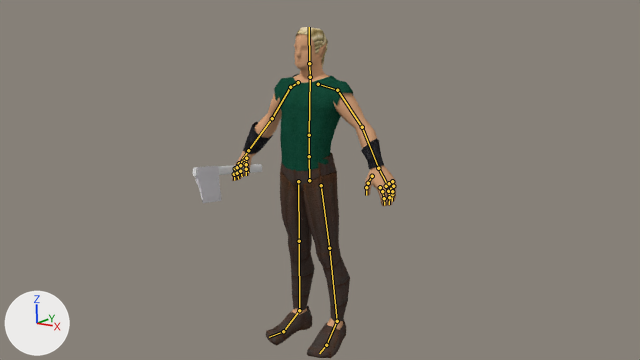
A saved change to the Blender file Models Personatges/Models Carlos/elf_civil_final_axe_animation.blend.
One viewpoint serves both versions: the file's camera 'Camera'. Every picture has the same lights, and +X, +Y and +Z are marked at lower left. The bones that bend it are drawn over the model as lines.

Objects in the first picture: 'Cylinder', 'Low_Poly_Characte.000_Mesh.007'.
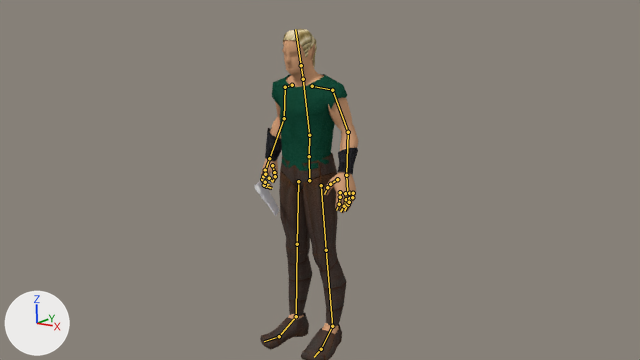
Commit message: Fixed Elf civil idle animation

The newer file adds an action. The first version stands in its rest pose; the second is drawn at frame 35 of the action 'ArmatureAction'.

Changed parts and their boxes [x1, y1, x2, y2] in the pictures (640 x 360 px):
```json
{"object": "Low_Poly_Characte.000_Mesh.007", "change": "posed", "before": [232, 27, 397, 358], "after": [260, 29, 358, 360]}
{"object": "Cylinder", "change": "posed", "before": [193, 164, 262, 203], "after": [254, 173, 279, 216], "on screen": "63% narrower, 10% taller"}
{"bone": "Torso", "before": "(309, 135) to (310, 77)", "after": "(309, 135) to (303, 79)"}
{"bone": "Arm_l", "before": "(337, 90) to (362, 127)", "after": "(332, 90) to (348, 132)"}
{"bone": "forearm_l", "before": "(362, 127) to (378, 168)", "after": "(348, 132) to (346, 175)"}
{"bone": "Arm_r", "before": "(290, 87) to (272, 118)", "after": "(285, 87) to (284, 118)"}
{"bone": "forearm_r", "before": "(272, 118) to (248, 150)", "after": "(284, 118) to (269, 158)"}
{"bone": "index2_r", "before": "(235, 168) to (234, 174)", "after": "(263, 180) to (266, 186)"}
{"bone": "index3_r", "before": "(234, 174) to (234, 180)", "after": "(266, 186) to (272, 188)"}
{"bone": "middle3_r", "before": "(237, 173) to (238, 179)", "after": "(264, 185) to (270, 188)"}
{"bone": "ring3_l.001", "before": "(240, 171) to (242, 176)", "after": "(265, 182) to (269, 185)"}
{"bone": "thumb_r", "before": "(246, 158) to (246, 164)", "after": "(272, 165) to (274, 172)"}
{"bone": "thumb3_r", "before": "(246, 169) to (246, 175)", "after": "(275, 176) to (272, 182)"}
{"bone": "Leg_l", "before": "(321, 185) to (329, 248)", "after": "(321, 185) to (326, 250)"}
{"bone": "Knee_l", "before": "(329, 248) to (337, 321)", "after": "(326, 250) to (332, 326)"}
{"bone": "Leg_r", "before": "(298, 181) to (299, 241)", "after": "(298, 181) to (297, 244)"}
{"bone": "Knee_l.001", "before": "(299, 241) to (299, 310)", "after": "(297, 244) to (296, 316)"}
```

Scene script edits in JSON lines:
```json
{"block": "bone_rib_cage", "where": "bone_rib_cage = bpy.data.objects['Armature'].pose.bones['Rib_cage']  # child of 'Spine'"}
{"op": "set", "path": "bone_rib_cage.rotation_quaternion", "old": "(1.0, 0.0, 0.0, 0.0)", "new": "(1.0, -0.022, 0.0, 0.0)", "note": "degrees (0, 0, 0) -> degrees (-3, 0, 0)"}
{"block": "bone_torso", "where": "bone_torso = bpy.data.objects['Armature'].pose.bones['Torso']  # child of 'Rib_cage'"}
{"op": "set", "path": "bone_torso.rotation_quaternion", "old": "(1.0, 0.0, 0.0, 0.0)", "new": "(0.991, 0.13, 0.001, 0.001)", "note": "degrees (0, 0, 0) -> degrees (15, 0, 0)"}
{"block": "bone_arm_l", "where": "bone_arm_l = bpy.data.objects['Armature'].pose.bones['Arm_l']  # child of 'Shoulder_l'"}
{"op": "set", "path": "bone_arm_l.rotation_quaternion", "old": "(1.0, 0.0, 0.0, 0.0)", "new": "(0.979, -0.125, -0.072, 0.144)", "note": "degrees (0, 0, 0) -> degrees (-15, -6, 18)"}
{"block": "bone_forearm_l", "where": "bone_forearm_l = bpy.data.objects['Armature'].pose.bones['forearm_l']  # child of 'Arm_l'"}
{"op": "set", "path": "bone_forearm_l.rotation_quaternion", "old": "(1.0, 0.0, 0.0, 0.0)", "new": "(0.977, -0.171, 0.007, -0.123)", "note": "degrees (0, 0, 0) -> degrees (-20, -2, -14)"}
{"block": "bone_arm_r", "where": "bone_arm_r = bpy.data.objects['Armature'].pose.bones['Arm_r']  # child of 'Shoulder_r'"}
{"op": "set", "path": "bone_arm_r.rotation_quaternion", "old": "(1.0, 0.0, 0.0, 0.0)", "new": "(0.964, 0.139, -0.213, -0.074)", "note": "degrees (0, 0, 0) -> degrees (19, -23, -13)"}
{"block": "bone_forearm_r", "where": "bone_forearm_r = bpy.data.objects['Armature'].pose.bones['forearm_r']  # child of 'Arm_r'"}
{"op": "set", "path": "bone_forearm_r.rotation_quaternion", "old": "(1.0, 0.0, 0.0, 0.0)", "new": "(0.97, 0.207, -0.014, 0.129)", "note": "degrees (0, 0, 0) -> degrees (23, -5, 14)"}
{"block": "bone_index2_r", "where": "bone_index2_r = bpy.data.objects['Armature'].pose.bones['index2_r']  # child of 'index_r'"}
{"op": "set", "path": "bone_index2_r.rotation_quaternion", "old": "(1.0, 0.0, 0.0, 0.0)", "new": "(0.927, -0.028, 0.222, -0.3)", "note": "degrees (0, 0, 0) -> degrees (-12, 23, -38)"}
{"block": "bone_index3_r", "where": "bone_index3_r = bpy.data.objects['Armature'].pose.bones['index3_r']  # child of 'index2_r'"}
{"op": "set", "path": "bone_index3_r.rotation_quaternion", "old": "(1.0, 0.0, 0.0, 0.0)", "new": "(0.958, 0.235, -0.038, -0.162)", "note": "degrees (0, 0, 0) -> degrees (28, 0, -19)"}
{"block": "bone_middle3_r", "where": "bone_middle3_r = bpy.data.objects['Armature'].pose.bones['middle3_r']  # child of 'middle2_l.001'"}
{"op": "set", "path": "bone_middle3_r.rotation_quaternion", "old": "(1.0, 0.0, 0.0, 0.0)", "new": "(0.886, -0.197, -0.295, -0.297)", "note": "degrees (0, 0, 0) -> degrees (-13, -40, -32)"}
{"block": "bone_ring3_l_001", "where": "bone_ring3_l_001 = bpy.data.objects['Armature'].pose.bones['ring3_l.001']  # child of 'ring2_l.001'"}
{"op": "set", "path": "bone_ring3_l_001.rotation_quaternion", "old": "(1.0, 0.0, 0.0, 0.0)", "new": "(0.966, 0.156, -0.127, -0.16)", "note": "degrees (0, 0, 0) -> degrees (20, -11, -21)"}
{"block": "bone_thumb_r", "where": "bone_thumb_r = bpy.data.objects['Armature'].pose.bones['thumb_r']  # child of 'hand_r'"}
{"op": "set", "path": "bone_thumb_r.rotation_quaternion", "old": "(1.0, 0.0, 0.0, 0.0)", "new": "(0.987, 0.103, -0.106, 0.069)", "note": "degrees (0, 0, 0) -> degrees (11, -13, 7)"}
{"block": "bone_thumb3_r", "where": "bone_thumb3_r = bpy.data.objects['Armature'].pose.bones['thumb3_r']  # child of 'thumb2_r'"}
{"op": "set", "path": "bone_thumb3_r.rotation_quaternion", "old": "(1.0, 0.0, 0.0, 0.0)", "new": "(0.977, 0.006, -0.078, 0.2)", "note": "degrees (0, 0, 0) -> degrees (-1, -9, 23)"}
{"block": "bone_leg_l", "where": "bone_leg_l = bpy.data.objects['Armature'].pose.bones['Leg_l']  # child of 'Spine'"}
{"op": "set", "path": "bone_leg_l.rotation_quaternion", "old": "(1.0, 0.0, 0.0, 0.0)", "new": "(0.999, -0.048, 0.001, -0.008)", "note": "degrees (0, 0, 0) -> degrees (-6, 0, -1)"}
{"block": "bone_knee_l", "where": "bone_knee_l = bpy.data.objects['Armature'].pose.bones['Knee_l']  # child of 'Leg_l'"}
{"op": "set", "path": "bone_knee_l.rotation_quaternion", "old": "(1.0, 0.0, 0.0, 0.0)", "new": "(1.0, 0.016, -0.002, -0.006)", "note": "degrees (0, 0, 0) -> degrees (2, 0, -1)"}
{"block": "bone_leg_r", "where": "bone_leg_r = bpy.data.objects['Armature'].pose.bones['Leg_r']  # child of 'Spine'"}
{"op": "set", "path": "bone_leg_r.rotation_quaternion", "old": "(1.0, 0.0, 0.0, 0.0)", "new": "(0.998, -0.055, 0.015, -0.018)", "note": "degrees (0, 0, 0) -> degrees (-6, 2, -2)"}
{"block": "bone_knee_l_001", "where": "bone_knee_l_001 = bpy.data.objects['Armature'].pose.bones['Knee_l.001']  # child of 'Leg_r'"}
{"op": "set", "path": "bone_knee_l_001.rotation_quaternion", "old": "(1.0, 0.0, 0.0, 0.0)", "new": "(1.0, 0.017, 0.0, 0.005)", "note": "degrees (0, 0, 0) -> degrees (2, 0, 1)"}
```
